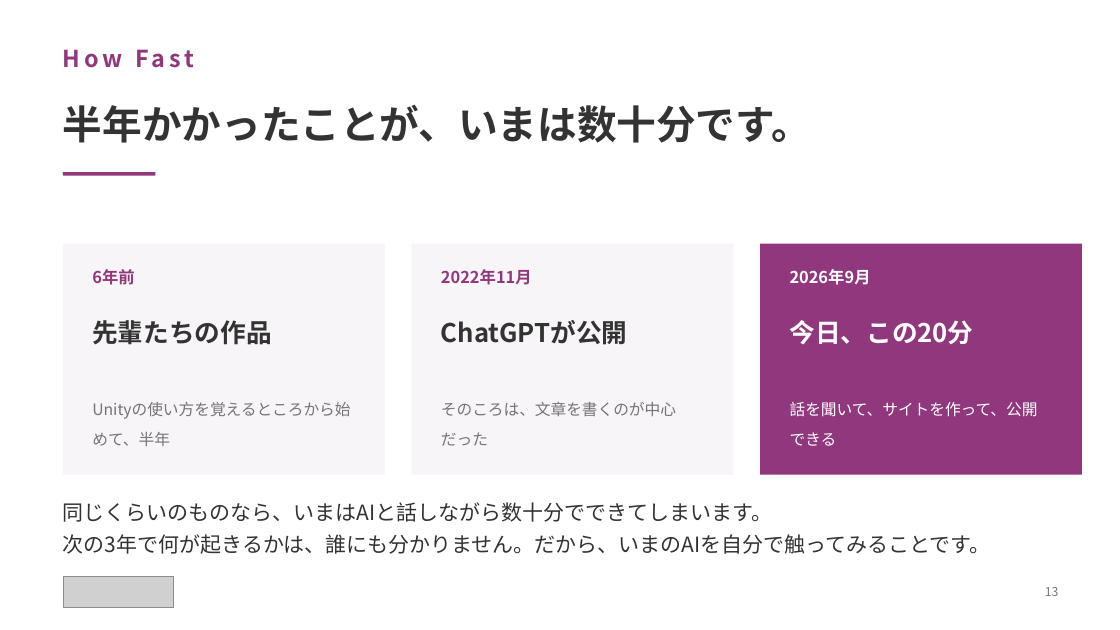
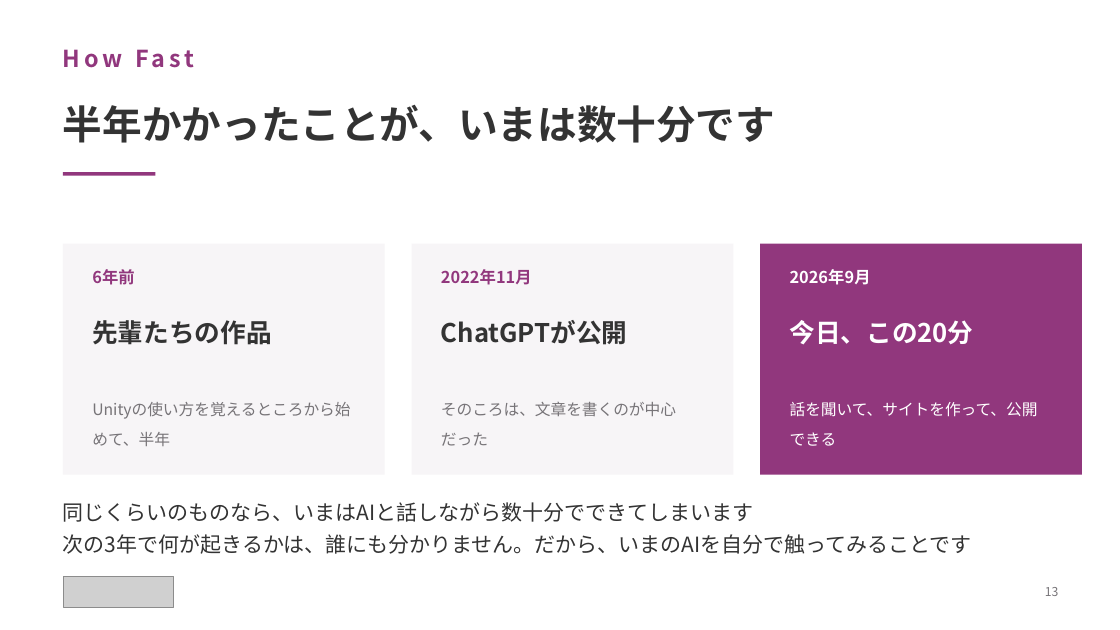
Before and after one commit to yutakaJssst/narashino-visit-1, a slide deck: slide 13 of slides/nichinara20260908.pptx. Drawn at 1120x630 pixels with LibreOffice and Linux fonts; fonts in the diff are those of the drawing; grey boxes stand for pictures. Boxes give left, top, right and bottom in pixels: in the first picture for what was removed or moved away, otherwise in the second. Text is boxed around its words. In the diff, an @@ line names an element or a change of style, - is before the commit and + after.

```diff
--- a/slides/nichinara20260908.pptx
+++ b/slides/nichinara20260908.pptx
@@ text at bbox=[63, 105, 775, 143]: text changed @@
-半年かかったことが、いまは数十分です。
+半年かかったことが、いまは数十分です
@@ text at bbox=[63, 502, 972, 554]: text changed @@
-同じくらいのものなら、いまはAIと話しながら数十分でできてしまいます。
-次の3年で何が起きるかは、誰にも分かりません。だから、いまのAIを自分で触ってみることです。
+同じくらいのものなら、いまはAIと話しながら数十分でできてしまいます
+次の3年で何が起きるかは、誰にも分かりません。だから、いまのAIを自分で触ってみることです
```
Also in this commit, not shown: 15 other slides changed, 2 other files.
